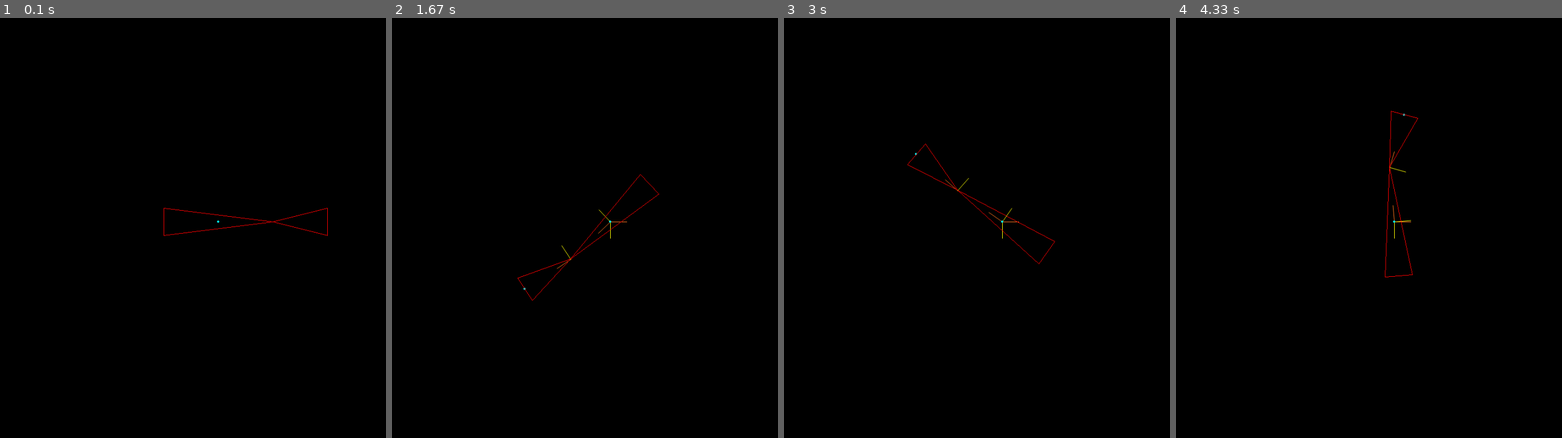
Above: before the commit, frames 1-4 (left to right).
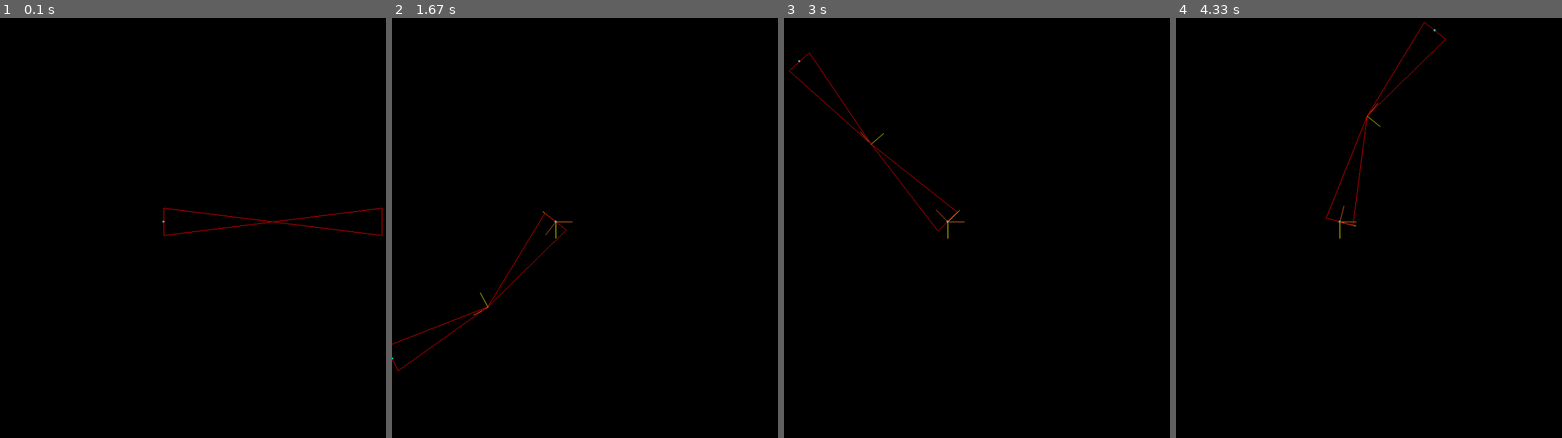
Above: after the commit, the same moments.

Repository: DoYouEvenStackSmash/planning-algorithms-exercises
Game: pygame game, started from src/custom/chain/chain-driver.py
The game is run twice, just before and just after one commit, with the same random seed, the same clock (stepped at 60 frames per second) and the same inputs.
Inputs (mouse positions are in pixels of both pictures, inside the frame that each line leads up to):
- Up to frame 1 (0.1 s): no input
- Up to frame 2 (1.67 s): click (666, 274) at 0.38 s; press the mouse at (666, 274) at 0.7 s; move the mouse to (762, 370) at 0.8 s; release the mouse at (outside the picture) at 0.93 s; press the mouse at (666, 274) at 1.03 s; move the mouse to (565, 270) at 1.13 s; release the mouse at (469, 261) at 1.27 s; press the mouse at (666, 274) at 1.37 s; move the mouse to (766, 379) at 1.47 s; release the mouse at (outside the picture) at 1.6 s
- Up to frame 3 (3 s): press the mouse at (1058, 274) at 1.7 s; move the mouse to (1127, 253) at 1.8 s; release the mouse at (outside the picture) at 1.93 s; press the mouse at (1058, 274) at 2.03 s; move the mouse to (969, 303) at 2.13 s; release the mouse at (880, 328) at 2.27 s; press the mouse at (1058, 274) at 2.37 s; move the mouse to (973, 186) at 2.47 s; release the mouse at (892, 93) at 2.6 s; press the mouse at (1058, 274) at 2.7 s; move the mouse to (977, 257) at 2.8 s; release the mouse at (895, 244) at 2.93 s
- Up to frame 4 (4.33 s): press the mouse at (1450, 274) at 3.03 s; move the mouse to (1519, 303) at 3.13 s; release the mouse at (outside the picture) at 3.27 s; press the mouse at (1450, 274) at 3.37 s; move the mouse to (1365, 291) at 3.47 s; release the mouse at (1280, 307) at 3.6 s; press the mouse at (1450, 274) at 3.7 s; move the mouse to (1384, 202) at 3.8 s; release the mouse at (1314, 131) at 3.93 s; press the mouse at (1450, 274) at 4.03 s; move the mouse to (1527, 299) at 4.13 s; release the mouse at (outside the picture) at 4.27 s

The runs differ from the first frame. In frame 1, 0.2% of the frame differs, in the area x 42-100%, y 45-52%; in frame 2, 0.6%; in frame 3, 0.6%; in frame 4, 0.7%, in the area x 38-71%, y 0-62%.

Commit message:
added several comments

Diff:
--- a/src/custom/chain/chain-driver.py
+++ b/src/custom/chain/chain-driver.py
@@ -14,6 +14,10 @@
 SPACE = 32
 
 def draw_all_normals(screen, chain):
+  '''
+  Render function for all coordinate frames in a chain
+  Does not return
+  '''
   nl = chain.get_chain_normals()
   points = chain.get_chain_point_sets()
   for l in chain.links:
@@ -25,12 +29,20 @@
 
 
 def draw_all_links(screen, chain):
+  '''
+  Render function for all polygon links in the chain
+  Does not return
+  '''
   points = chain.get_chain_point_sets()
   for p in range(1,len(points)):
     pafn.frame_draw_polygon(screen, points[p], pafn.colors["red"])
-  # pygame.display.update()
 
 def rotate_chain(screen, chain, target_point, steps = 30):
+  '''
+  Rotates links in the chain as influenced by a target point
+  Does not return
+  Calls update
+  '''
   rad1 = chain.links[1].get_relative_rotation(target_point)
   rad2 = chain.links[2].get_relative_rotation(target_point)
   rad2 = rad2 - rad1
@@ -53,14 +65,18 @@
     time.sleep(0.01)
 
 
-def rotate_link_to_point(screen, chain, target_point, steps = 30):
-  rad = chain.links[2].get_relative_rotation(target_point)
+def rotate_link_to_point(screen, chain, target_point, steps = 30, link_index=2):
+  '''
+  Rotate a single link
+  Does not return
+  '''
+  rad = chain.links[link_index].get_relative_rotation(target_point)
   rot_mat = tfn.calculate_rotation_matrix(rad)
   step = np.divide(rad, steps)
   for i in range(steps):
     pafn.clear_frame(screen)
-    chain.links[2].rotate(chain.links[2].get_origin(), rot_mat)
-    chain.links[2].rel_theta += step
+    chain.links[link_index].rotate(chain.links[link_index].get_origin(), rot_mat)
+    chain.links[link_index].rel_theta += step
     draw_all_normals(screen, chain)
     draw_all_links(screen, chain)
     pygame.display.update()
@@ -102,18 +118,17 @@
   pygame.init()
   screen = pafn.create_display(1000,1000)
   pts = [(300, 375),(500,400),(300,425)]
-  pts2 = [(600, 375),(500,400),(600,425)]
-  origin = (400,400)
+  pts2 = [(700, 375),(500,400),(700,425)]
+  origin = (300,400)
   a = Link(point_set=[origin])
-  # a.prev = a
-  # a.endpoint = origin
+
   c = Chain(origin = origin, anchor=a)
   l = Link(point_set=pts, endpoint=pts[1])
-  e = Link(point_set=pts2, endpoint=(600,400))
+  e = Link(point_set=pts2, endpoint=(700,400))
   c.add_link(l)
   c.add_link(e)
   points = c.get_chain_point_sets()
-  # print(points)
+
   pafn.frame_draw_dot(screen, origin, pafn.colors["cyan"])
   for p in range(1, len(points)):
     pafn.frame_draw_polygon(screen, points[p], pafn.colors["red"])
--- a/src/custom/chain/objects.py
+++ b/src/custom/chain/objects.py
@@ -46,18 +46,34 @@
     return self.endpoint
 
   def rotate(self, origin, rot_mat):
+    '''
+    Given a rotation matrix, rotate the link about the given origin
+    Does not return
+    '''
     self.endpoint = tfn.rotate_point(origin, self.get_endpoint(), rot_mat)
     self.point_set = tfn.rotate_point_set(origin, self.point_set, rot_mat)
 
 
   def update_orientation(self, point_set, theta):
+    '''
+    TODO rotate by angle
+    '''
     self.point_set = point_set
     self.rel_theta = theta
 
   def update_point_set(self, point_set):
+    '''
+    Replace existing point set with a new point set.
+    Used during rotations
+    Does not return
+    '''
     self.point_set = point_set
 
   def get_normals(self):
+    '''
+    Calculates coordinate axes x,y in R2
+    Returns a pair of points representing axis unit endpoints
+    '''
     ox,oy = self.get_origin()
     theta = self.rel_theta
     xx,xy = Link.LINE_LEN * np.cos(theta), Link.LINE_LEN * np.sin(theta)
@@ -65,6 +81,12 @@
     return ((xx+ox,xy+oy), (yx+ox,yy+oy))
 
   def get_relative_rotation(self, target_point):
+    '''
+    Given a target point, computes the angle theta between the current
+    endpoint and the target point for use during rotation
+
+    Returns a normalized angle theta
+    '''
     rel = self.rel_theta
     ex,ey = self.get_endpoint()
     ox,oy = self.get_origin()
@@ -102,6 +124,10 @@
     return ptlist
 
   def get_chain_normals(self):
+    '''
+    Accessor for all coordinate axes in the chain
+    Returns a list of pairs of points
+    '''
     ptlist = []
     for link in self.links:
       ptlist.append(link.get_normals())
--- a/src/custom/chain/render_support.py
+++ b/src/custom/chain/render_support.py
@@ -85,12 +85,20 @@
     return (rad, r)
 
   def pol2car(pt, r, theta):
+    '''
+    Convert polar coordinate to cartesian
+    Returns a point
+    '''
     ox, oy = pt
     x = r * np.cos(theta)
     y = r * np.sin(theta)
     return [(ox, oy),(x, y)]
 
   def correct_angle(rad_theta):
+    '''
+    Normalizes a negative angle theta, created by arctan2
+    Returns an angle between -pi/2 and 2pi
+    '''
     if rad_theta < -np.pi/2:
       rad_theta = rad_theta + 2 * np.pi
     return rad_theta
